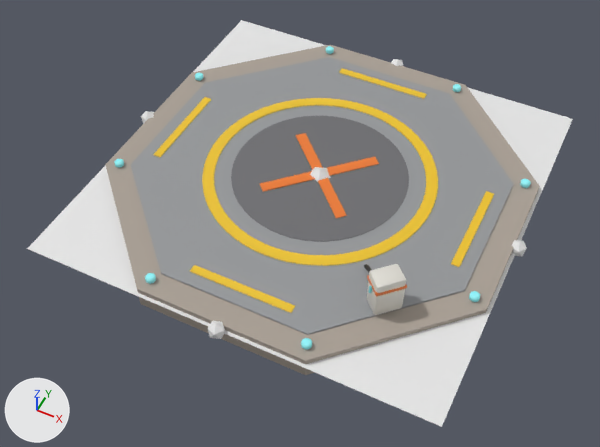
Two versions of the glTF model res/models/placement/logistics/landing_pad_3x3.gltf, one commit apart.
The view is the same before and after, from a camera (50 mm lens) standing at (3.62, -7.9, 8.73) and looking at (0.01, -0.67, -0.31). Arrows for +X, +Y and +Z are at lower left; the lights stay in place. The first picture is the older version. Where no turn or scale is listed for an object, it has been applied to the vertices.

Names of what the first picture shows: '%P%Footprint', 'LandingPad' and 5 more.
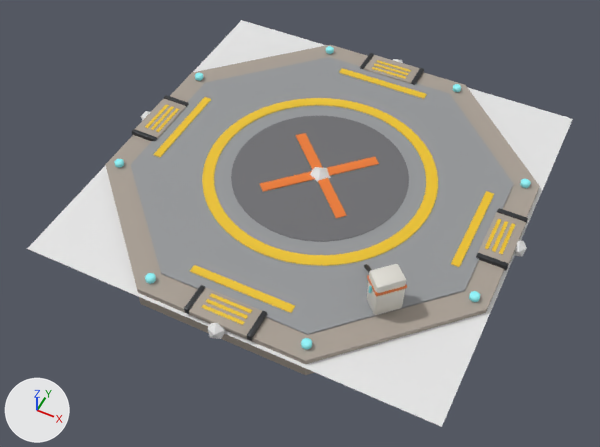
Boxes (x1, y1, x2, y2) around the edits, measured in the pictures (600 x 447 px):
'%V%AnchorOut.003+', added: after (184, 285, 267, 341)
    faces in mat_concrete (grey #aaa095): (189, 288, 262, 338)
    faces in mat_hazard_yellow (yellow #edc427): (201, 293, 252, 325)
    faces in mat_frame_graphite (dark grey #35373a): (184, 285, 267, 341)
'%V%AnchorOut+', added: after (476, 208, 528, 271)
    faces in mat_concrete (grey #aaa095): (478, 212, 526, 265)
    faces in mat_hazard_yellow (yellow #edc427): (485, 219, 515, 254)
    faces in mat_frame_graphite (dark grey #35373a): (476, 208, 528, 271)
'%V%AnchorOut.001+', added: after (132, 95, 189, 141)
    faces in mat_concrete (grey #aaa095): (135, 99, 186, 139)
    faces in mat_hazard_yellow (yellow #edc427): (145, 105, 179, 132)
    faces in mat_frame_graphite (dark grey #35373a): (132, 95, 189, 141)
'%V%AnchorOut.002+', added: after (360, 53, 424, 85)
    faces in mat_concrete (grey #aaa095): (364, 55, 420, 84)
    faces in mat_hazard_yellow (yellow #edc427): (372, 60, 411, 79)
    faces in mat_frame_graphite (dark grey #35373a): (360, 53, 424, 85)

The change, as a diff of the scene's bpy script:
```diff
--- a/res/models/placement/logistics/landing_pad_3x3.gltf.py
+++ b/res/models/placement/logistics/landing_pad_3x3.gltf.py
@@ me_v_anchorout_003 @@
+me_v_anchorout_003.from_pydata(...)  # 192 vertices, 360 faces; spans x -0.49..0.49, y -2.98..-2.55, z 0.04..0.14
+# faces by material slot: [108, 216, 36]
+me_v_anchorout_003.materials.append(mat_concrete)  # grey #aaa095
+me_v_anchorout_003.materials.append(mat_frame_graphite)  # dark grey #35373a
+me_v_anchorout_003.materials.append(mat_hazard_yellow)  # yellow #edc427
@@ me_v_anchorout_001 @@
+me_v_anchorout_001.from_pydata(...)  # 192 vertices, 360 faces; spans x -2.98..-2.55, y -0.49..0.49, z 0.04..0.14
+# faces by material slot: [108, 216, 36]
+me_v_anchorout_001.materials.append(mat_concrete)  # grey #aaa095
+me_v_anchorout_001.materials.append(mat_frame_graphite)  # dark grey #35373a
+me_v_anchorout_001.materials.append(mat_hazard_yellow)  # yellow #edc427
@@ me_v_anchorout_002 @@
+me_v_anchorout_002.from_pydata(...)  # 192 vertices, 360 faces; spans x -0.49..0.49, y 2.55..2.98, z 0.04..0.14
+# faces by material slot: [108, 216, 36]
+me_v_anchorout_002.materials.append(mat_concrete)  # grey #aaa095
+me_v_anchorout_002.materials.append(mat_frame_graphite)  # dark grey #35373a
+me_v_anchorout_002.materials.append(mat_hazard_yellow)  # yellow #edc427
@@ me_v_anchorout @@
+me_v_anchorout.from_pydata(...)  # 192 vertices, 360 faces; spans x 2.55..2.98, y -0.49..0.49, z 0.04..0.14
+# faces by material slot: [108, 216, 36]
+me_v_anchorout.materials.append(mat_concrete)  # grey #aaa095
+me_v_anchorout.materials.append(mat_frame_graphite)  # dark grey #35373a
+me_v_anchorout.materials.append(mat_hazard_yellow)  # yellow #edc427
@@ ob_v_anchorout_003 @@
+ob_v_anchorout_003 = bpy.data.objects.new('%V%AnchorOut.003+', me_v_anchorout_003)
+ob_v_anchorout_003.location = (0.0, 0.0, 0.0)
@@ ob_v_anchorout_001 @@
+ob_v_anchorout_001 = bpy.data.objects.new('%V%AnchorOut.001+', me_v_anchorout_001)
+ob_v_anchorout_001.location = (0.0, 0.0, 0.0)
@@ ob_v_anchorout_002 @@
+ob_v_anchorout_002 = bpy.data.objects.new('%V%AnchorOut.002+', me_v_anchorout_002)
+ob_v_anchorout_002.location = (0.0, 0.0, 0.0)
@@ ob_v_anchorout @@
+ob_v_anchorout = bpy.data.objects.new('%V%AnchorOut+', me_v_anchorout)
+ob_v_anchorout.location = (0.0, 0.0, 0.0)
```
